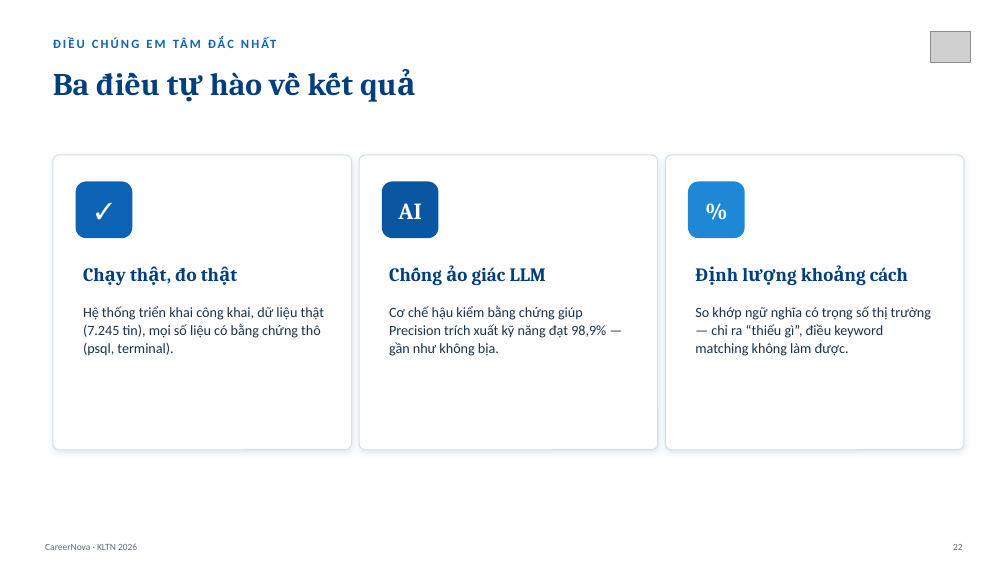
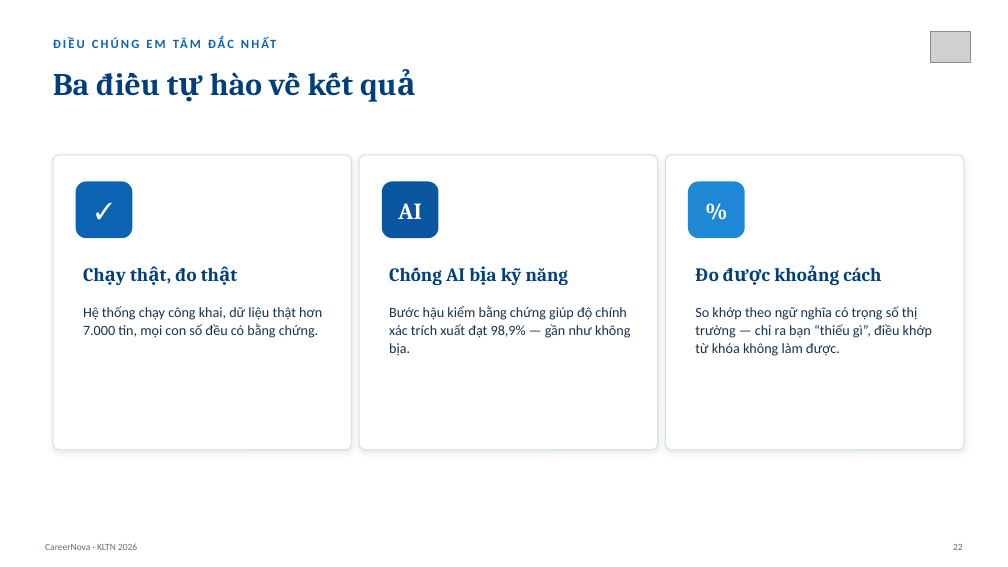
Before and after one commit to Myy1112/082026, a slide deck: slide 22 of CareerNova_Slide_BaoVe.pptx. Drawn at 1008x567 pixels with LibreOffice and Linux fonts; fonts in the diff are those of the drawing; grey boxes stand for pictures. Boxes give left, top, right and bottom in pixels: in the first picture for what was removed or moved away, otherwise in the second. Text is boxed around its words. In the diff, an @@ line names an element or a change of style, - is before the commit and + after.

```diff
--- a/CareerNova_Slide_BaoVe.pptx
+++ b/CareerNova_Slide_BaoVe.pptx
@@ text at [446,268,568,285]: text changed @@
-Chống ảo giác LLM
+Chống AI bịa kỹ năng
@@ text at [695,267,881,281]: text changed @@
-Định lượng khoảng cách
+Đo được khoảng cách
@@ text at [83,306,322,338]: text changed @@
-Hệ thống triển khai công khai, dữ liệu thật (7.245 tin), mọi số liệu có bằng chứng thô (psql, terminal).
+Hệ thống chạy công khai, dữ liệu thật hơn 7.000 tin, mọi con số đều có bằng chứng.
@@ text at [389,305,630,356]: text changed @@
-Cơ chế hậu kiểm bằng chứng giúp Precision trích xuất kỹ năng đạt 98,9% — gần như không bịa.
+Bước hậu kiểm bằng chứng giúp độ chính xác trích xuất đạt 98,9% — gần như không bịa.
@@ text at [695,306,932,356]: text changed @@
-So khớp ngữ nghĩa có trọng số thị trường — chỉ ra “thiếu gì”, điều keyword matching không làm được.
+So khớp theo ngữ nghĩa có trọng số thị trường — chỉ ra bạn “thiếu gì”, điều khớp từ khóa không làm được.
```
Also in this commit, not shown: 10 other slides changed, 4 other files.
